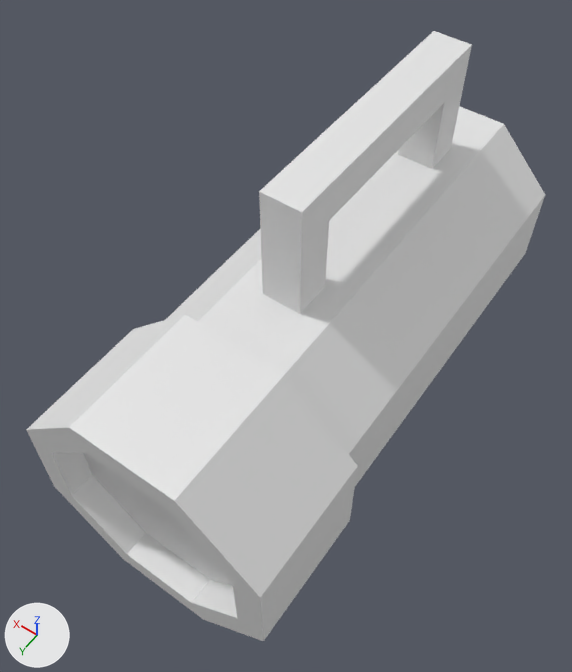
A saved change to the glTF model public/assets/big_flashlight.glb.
The view is the same before and after, from a camera (50 mm lens) standing at (-1.94, 2.18, 4.71) and looking at (0.1, -0.67, 0.22). Every picture has the same lights, and +X, +Y and +Z are marked at lower left. Where no turn or scale is listed for an object, it has been applied to the vertices. Vertices at the same position are counted once.
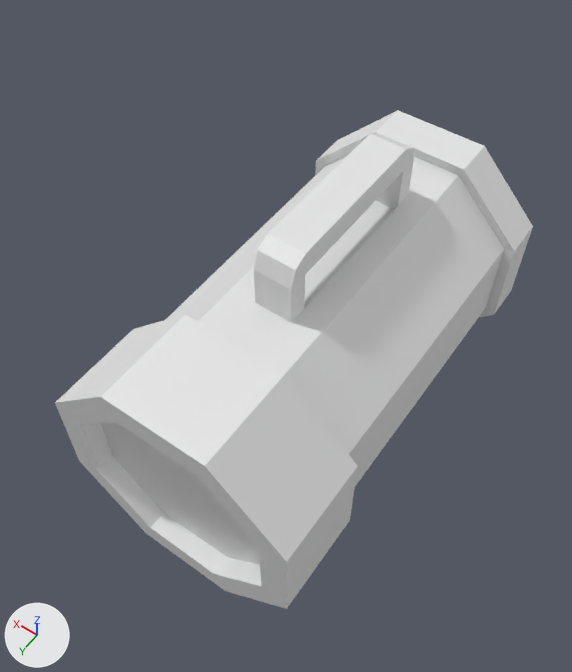
The change in detail:
me_cylinder is used by ob_cylinder; location (0.0, 0.0, 0.0); rotation (-1.571, 2.749, 0.0), in degrees (-90, 158, 0).
me_cylinder had 48 vertices, 92 faces and spanned x -1.0..1.0, y -1.0..1.0, z -3.0..1.0.
me_cylinder now has 108 vertices, 216 faces and spans x -1.0..1.0, y -1.0..1.28, z -3.42..1.0.
Part 1, on me_cylinder:
22 faces are deleted.
28 vertices are added at x -0.98..0.98, y -0.98..1.28, z -3.42..-0.53.
8 new vertices lie (0.0, 0.0, -0.3) away from vertices in x -0.89..0.89, y -0.89..0.89, z 0.0.
8 new vertices lie (0.0, 0.0, 0.3) away from vertices in x -0.89..0.89, y -0.89..0.89, z -3.0.
8 new vertices lie (0.0, 0.0, 1.56) away from vertices in x -0.64..-0.17, y 0.66..1.28, z -2.28.
8 new vertices lie (0.0, 0.0, 0.44) away from vertices in x -0.98..0.98, y -0.98..0.98, z -3.42.
146 new faces join them.
Object 'Cylinder' (ob_cylinder) is rescaled from (1.0, 1.0, 1.0) to (1.0, 1.0, 0.75).
Object 'Cube' (ob_cube) is deleted.

Where the change shows, as pixel boxes [x1, y1, x2, y2] in the pictures (572 x 672 px):
'Cylinder', reshaped, rescaled (8% narrower, 7% shorter): before [26, 106, 545, 641]; after [55, 110, 533, 609]
'Cube', deleted: before [259, 31, 472, 314]
part 1 of me_cylinder, built on: before [165, 106, 545, 486]; after [165, 110, 533, 486]
